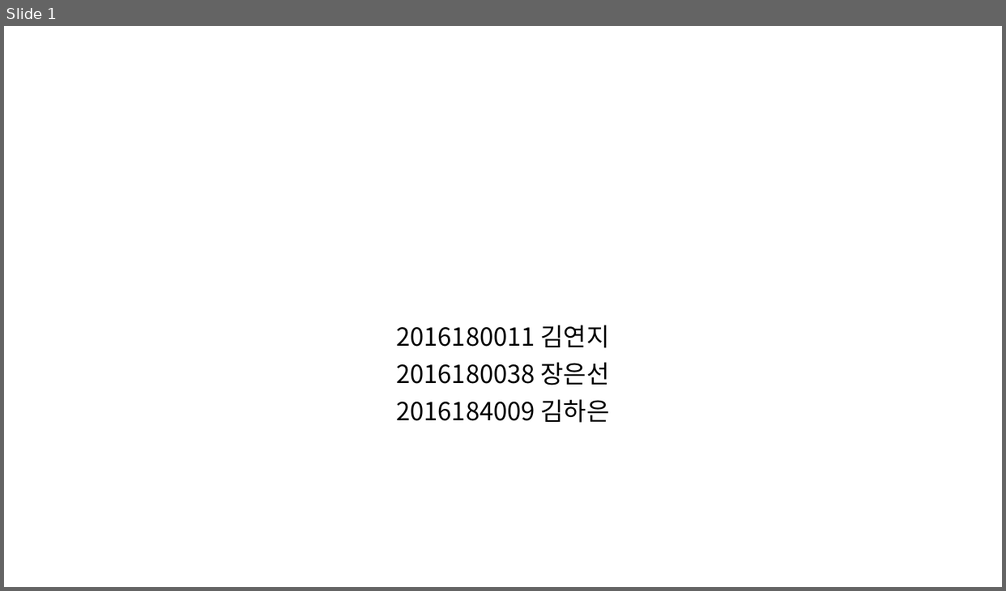
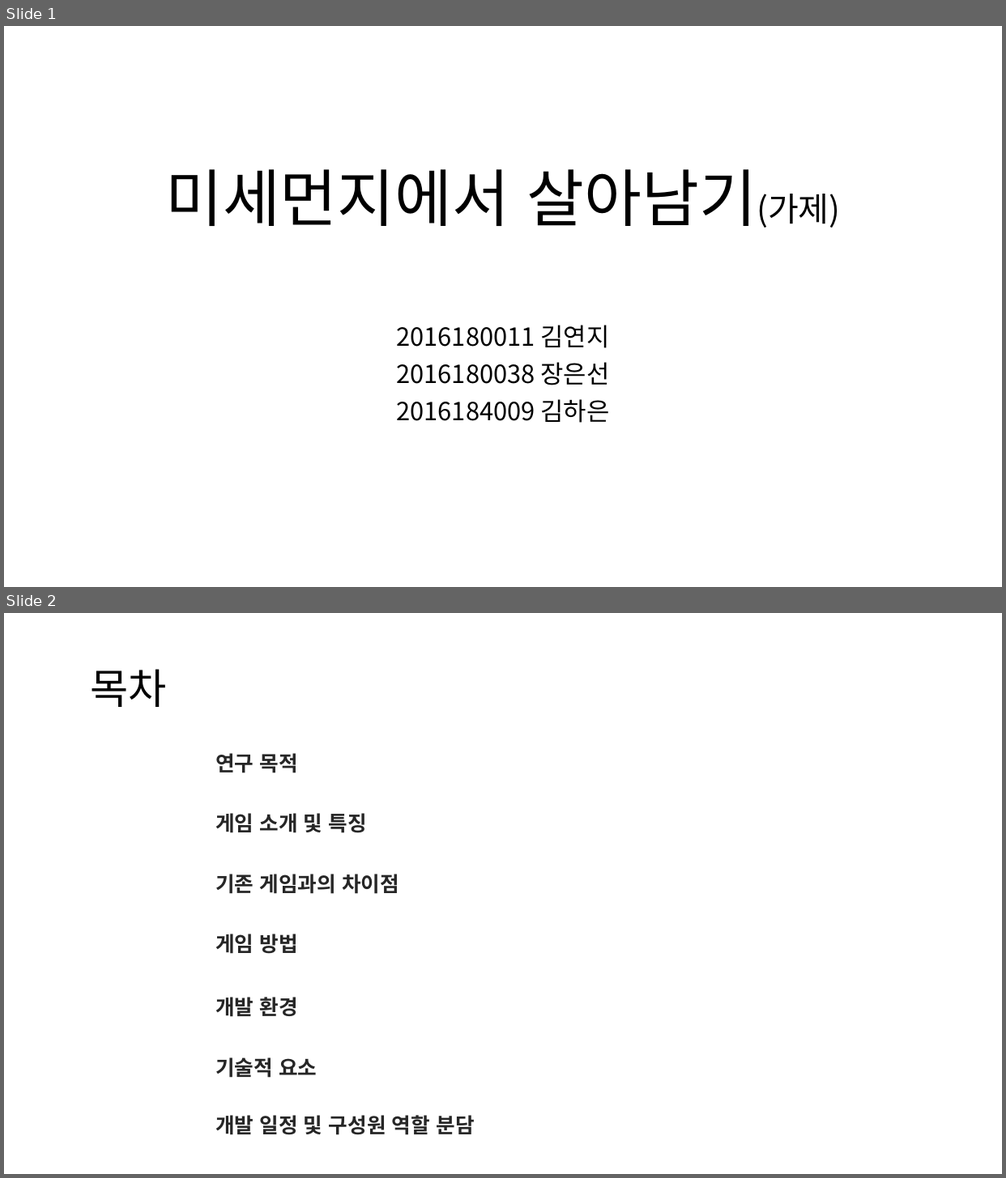
Before and after one commit to goldsun119/Graduation-Project, a slide deck: Document/1122 기획발표자료_01.pptx. Shown one above the other, each under a label of ours: slide 1 before the commit, slides 1 and 2 after it. The pictures are 1006x591 and 1006x1178 pixels, drawn with LibreOffice and Linux fonts; fonts in the diff are those of the drawing. Boxes give left, top, right and bottom in pixels: in the first picture for what was removed or moved away, otherwise in the second. Text is boxed around its words. In the diff, an @@ line names an element or a change of style, - is before the commit and + after.

Commit message:
Update 1122 기획발표자료_01.pptx
개략적 발표 자료 생성.
게임의 배경과 진행 방식, 세부 내용 추가.

```diff
--- a/Document/1122 기획발표자료_01.pptx
+++ b/Document/1122 기획발표자료_01.pptx
@@ slide 2 added at [4, 613, 1002, 1174], background #FFFFFF @@
@@ text added at [91, 669, 167, 707], 40 pt, text #000000 @@
+목차
@@ text added at [215, 753, 297, 773], 20 pt, text #262626, bold @@
+연구 목적
@@ text added at [215, 813, 367, 833], 20 pt, text #262626, bold @@
+게임 소개 및 특징
@@ text added at [215, 874, 399, 894], 20 pt, text #262626, bold @@
+기존 게임과의 차이점
@@ text added at [215, 934, 297, 954], 20 pt, text #262626, bold @@
+게임 방법
@@ text added at [215, 997, 297, 1017], 20 pt, text #262626, bold @@
+개발 환경
@@ text added at [215, 1058, 317, 1078], 20 pt, text #262626, bold @@
+기술적 요소
@@ text added at [215, 1115, 474, 1135], 20 pt, text #262626, bold @@
+개발 일정 및 구성원 역할 분담
@@ slide 1 changed as well @@
@@ title added at [165, 169, 840, 228], 60 pt, text #000000 @@
+미세먼지에서 살아남기(가제)
```
Also in this commit, not shown: 3 other slides changed, 2 other slides added.
